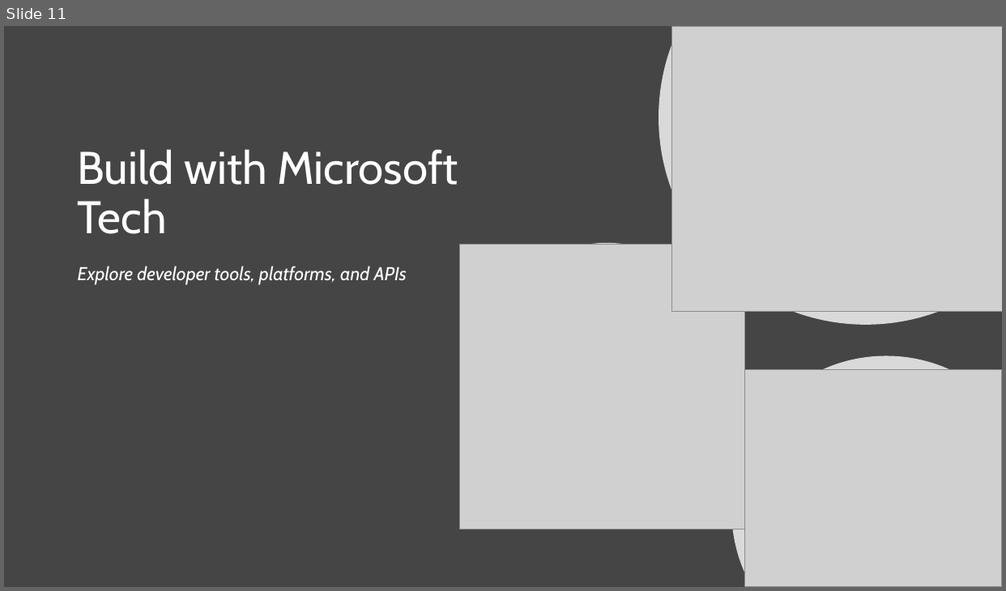
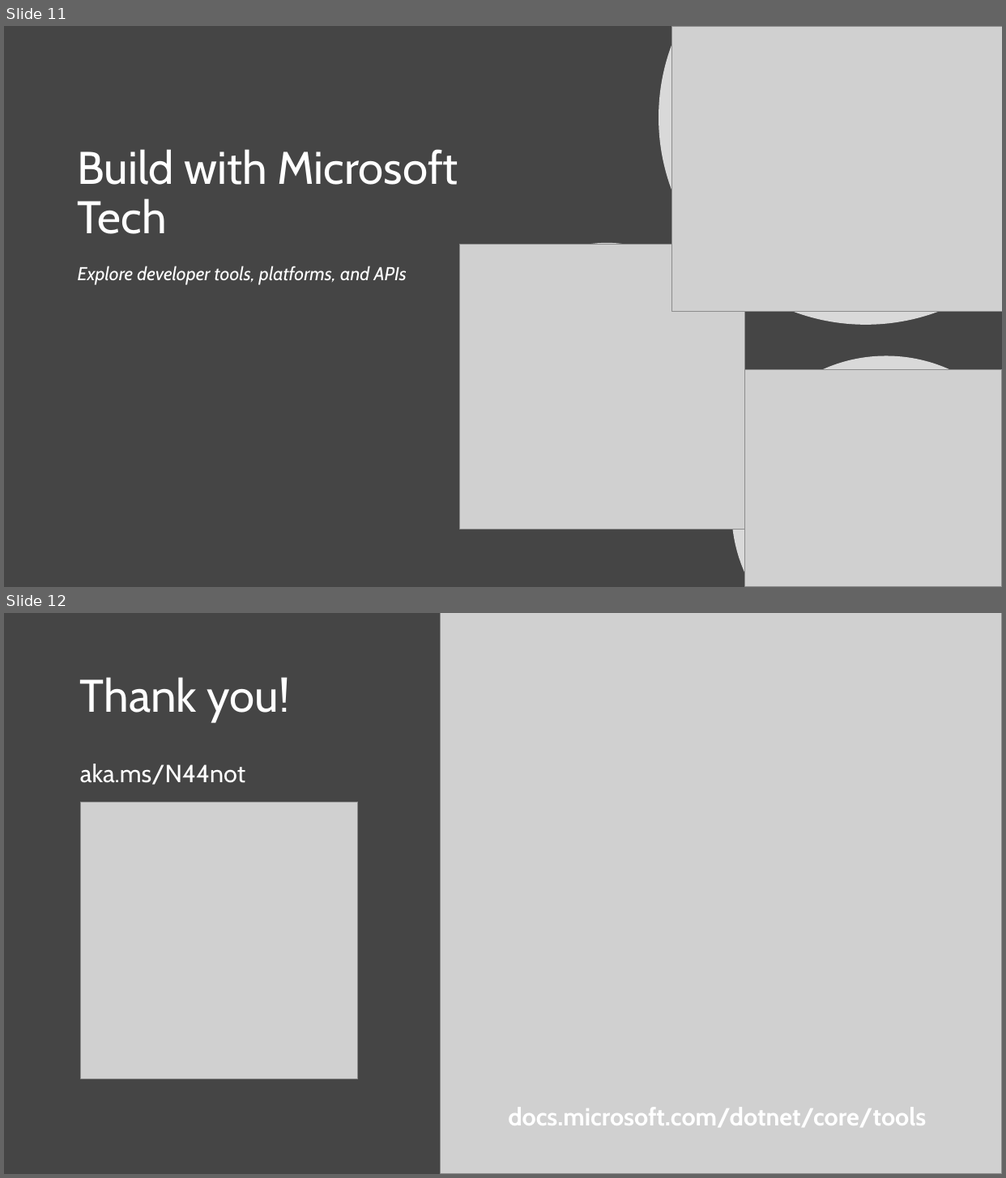
Before and after one commit to scottaddie/slide-decks, a slide deck: Tour de .NET Core CLI.pptx. Shown one above the other, each under a label of ours: slide 11 before the commit, slides 11 and 12 after it. The pictures are 1006x591 and 1006x1178 pixels, drawn with LibreOffice and Linux fonts; fonts in the diff are those of the drawing; grey boxes stand for pictures. Boxes give left, top, right and bottom in pixels: in the first picture for what was removed or moved away, otherwise in the second. Text is boxed around its words. In the diff, an @@ line names an element or a change of style, - is before the commit and + after.

Commit message:
Add thank you slide

```diff
--- a/Tour de .NET Core CLI.pptx
+++ b/Tour de .NET Core CLI.pptx
@@ slide 12 added at [4, 613, 1002, 1174], background #454545 @@
@@ picture added at [441, 613, 1002, 1174] @@
@@ title added at [80, 677, 290, 722], 44 pt, text #FFFFFF @@
+Thank you!
@@ text added at [80, 764, 926, 1127], 23.8 pt, text #FFFFFF, bold @@
+aka.ms/N44not
+docs.microsoft.com/dotnet/core/tools
@@ picture added at [80, 802, 357, 1079] @@
```
